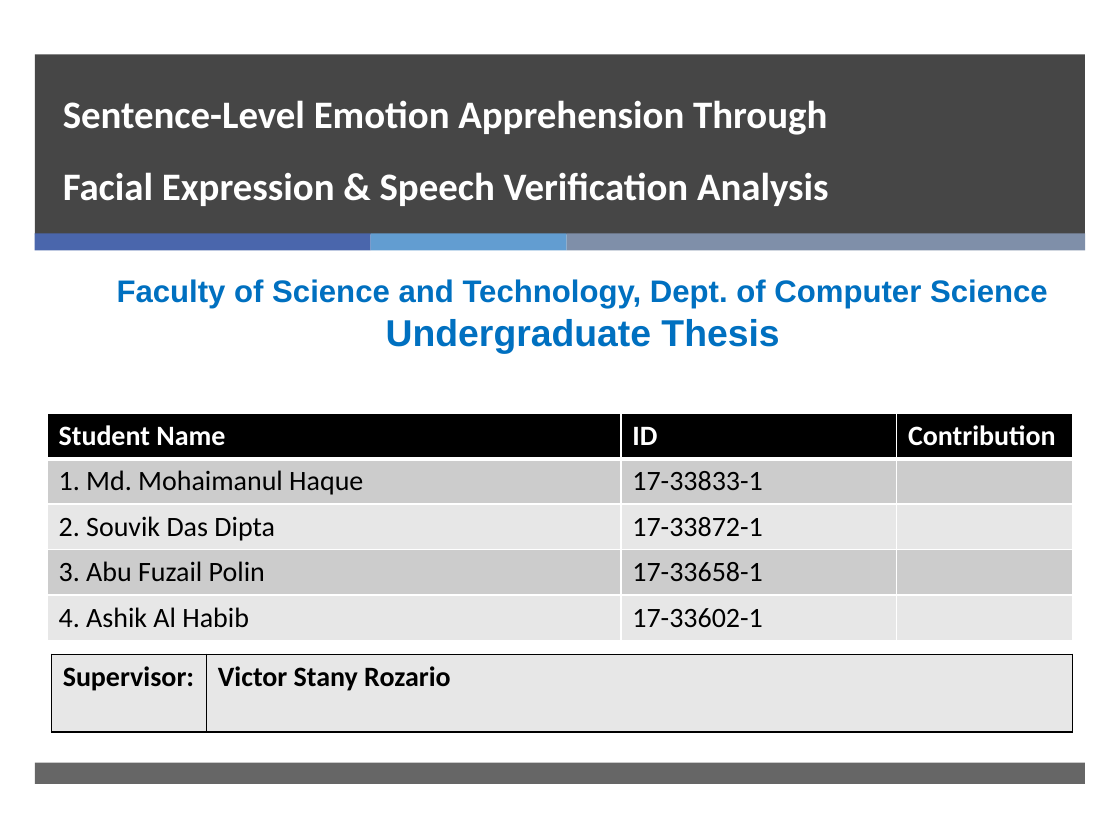
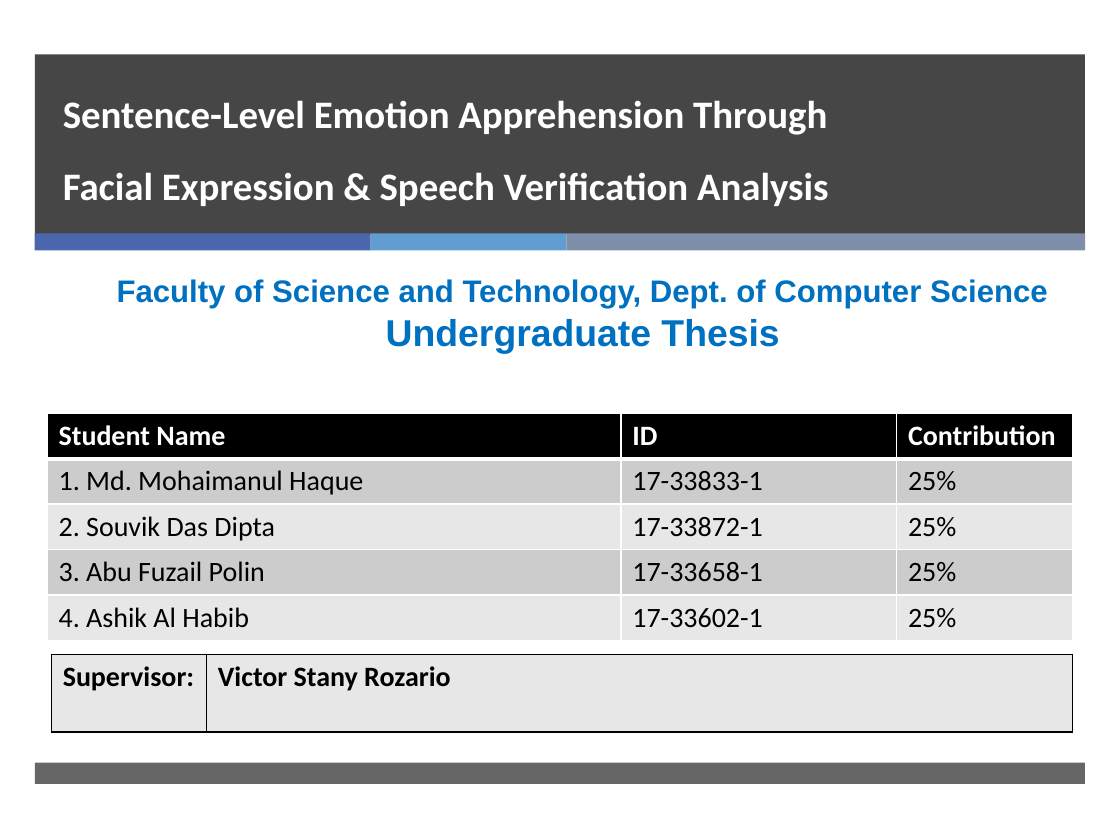
Before and after one commit to Tuurash/SentimentRecognition, a slide deck: slide 1 of Book/Thesis_Presentation.pptx. Drawn at 1120x840 pixels with LibreOffice and Linux fonts; fonts in the diff are those of the drawing; background and template pictures are left out. Boxes give left, top, right and bottom in pixels: in the first picture for what was removed or moved away, otherwise in the second. Text is boxed around its words. In the diff, an @@ line names an element or a change of style, - is before the commit and + after.

Commit message:
ppt update

```diff
--- a/Book/Thesis_Presentation.pptx
+++ b/Book/Thesis_Presentation.pptx
@@ table at (47,413,1072,641) @@
-row 2, column 3: 
+row 2, column 3: 25%
-row 3, column 3: 
+row 3, column 3: 25%
-row 4, column 3: 
+row 4, column 3: 25%
-row 5, column 3: 
+row 5, column 3: 25%
```
Also in this commit, not shown: 2 other files.
